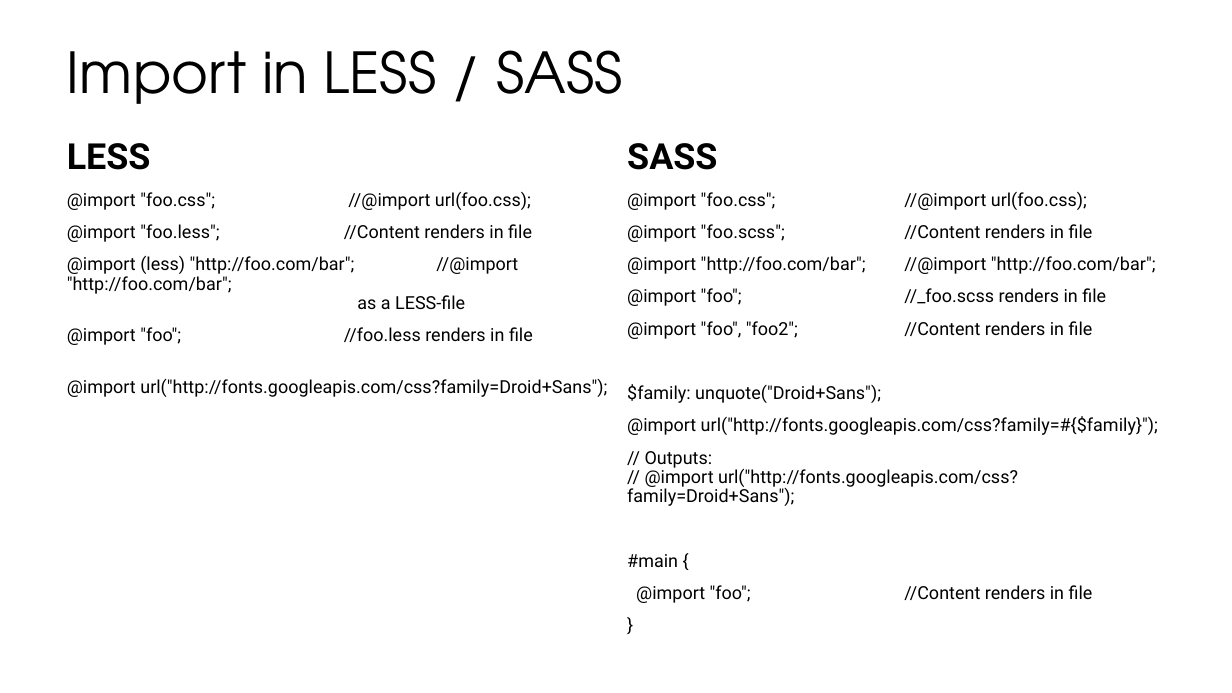
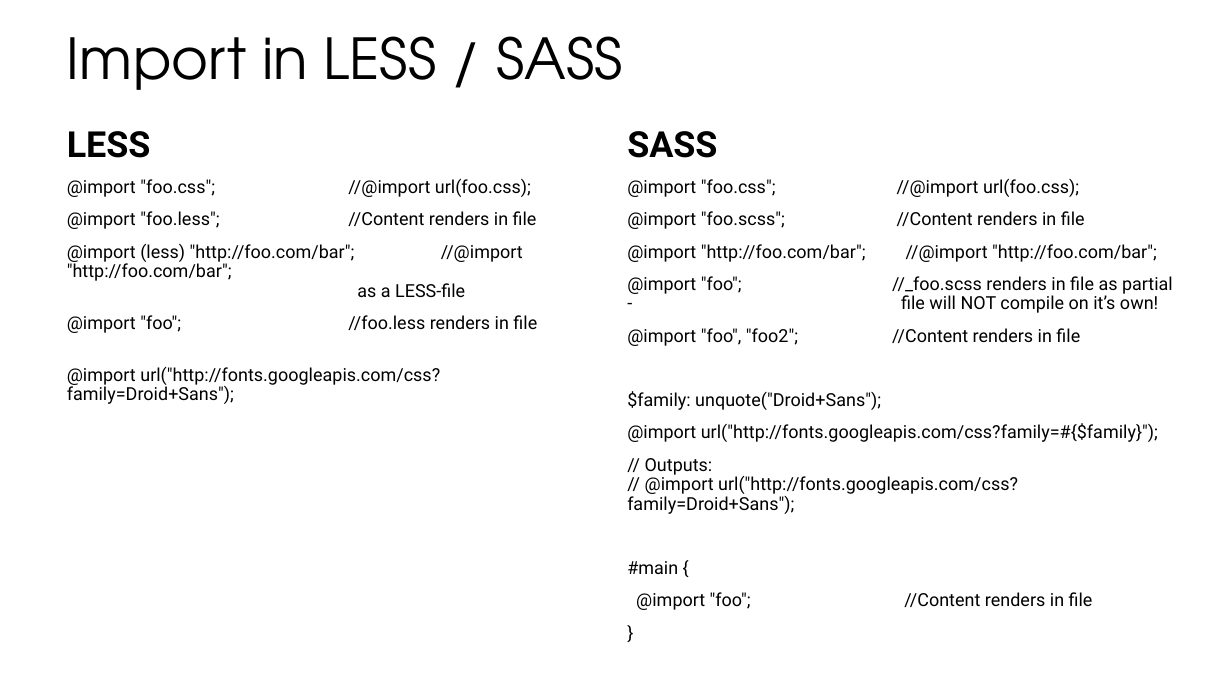
Before and after one commit to stiltet/SASS-Code-Example-Demo, a slide deck: slide 14 of Presentation.pptx. Drawn at 1232x693 pixels with LibreOffice and Linux fonts; fonts in the diff are those of the drawing. Boxes give left, top, right and bottom in pixels: in the first picture for what was removed or moved away, otherwise in the second. Text is boxed around its words. In the diff, an @@ line names an element or a change of style, - is before the commit and + after.

```diff
--- a/Presentation.pptx
+++ b/Presentation.pptx
@@ text "Import in LESS / SASS": place and size @@
-text "Import in LESS / SASS" at (67,50,622,104)
+text "Import in LESS / SASS" at (67,36,622,90)
@@ text "LESS" rewrapped from (67,143,607,397) to (67,131,537,404) @@
@@ text "SASS": place and size @@
-text "SASS" at (627,143,1158,603)
+text "SASS" at (627,131,1173,610)
@@ text at (627,276,1173,313): text changed @@
-@import "foo"; //_foo.scss renders in file
+@import "foo"; //_foo.scss renders in file as partial - file will NOT compile on it’s own!
```
Also in this commit, not shown: 15 other slides changed, 1 other file.
